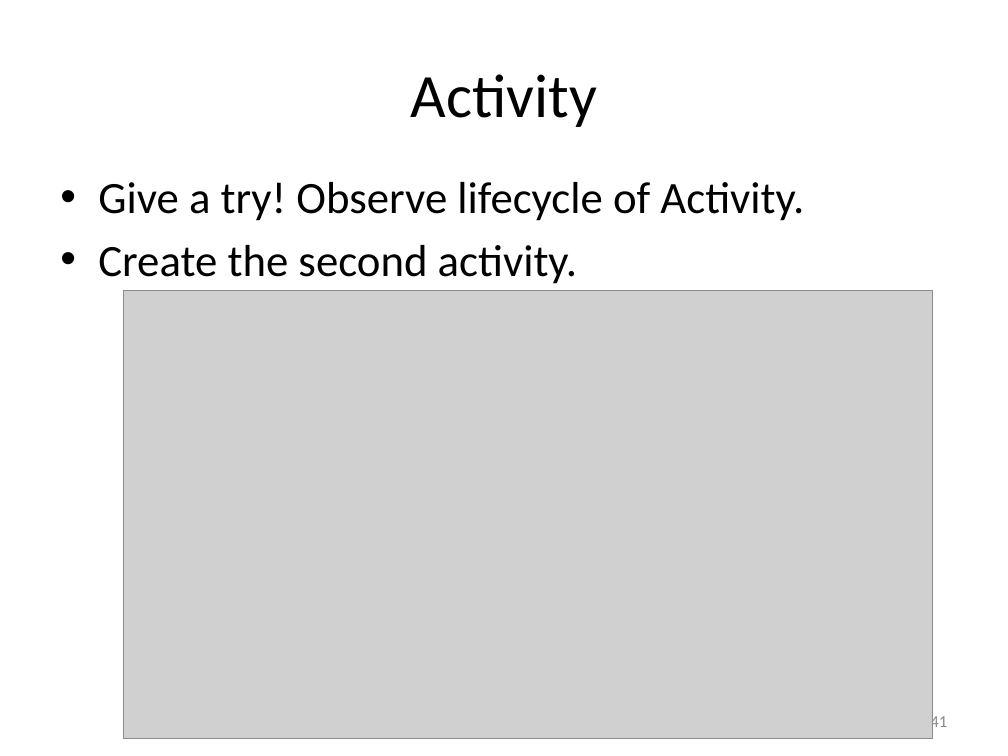
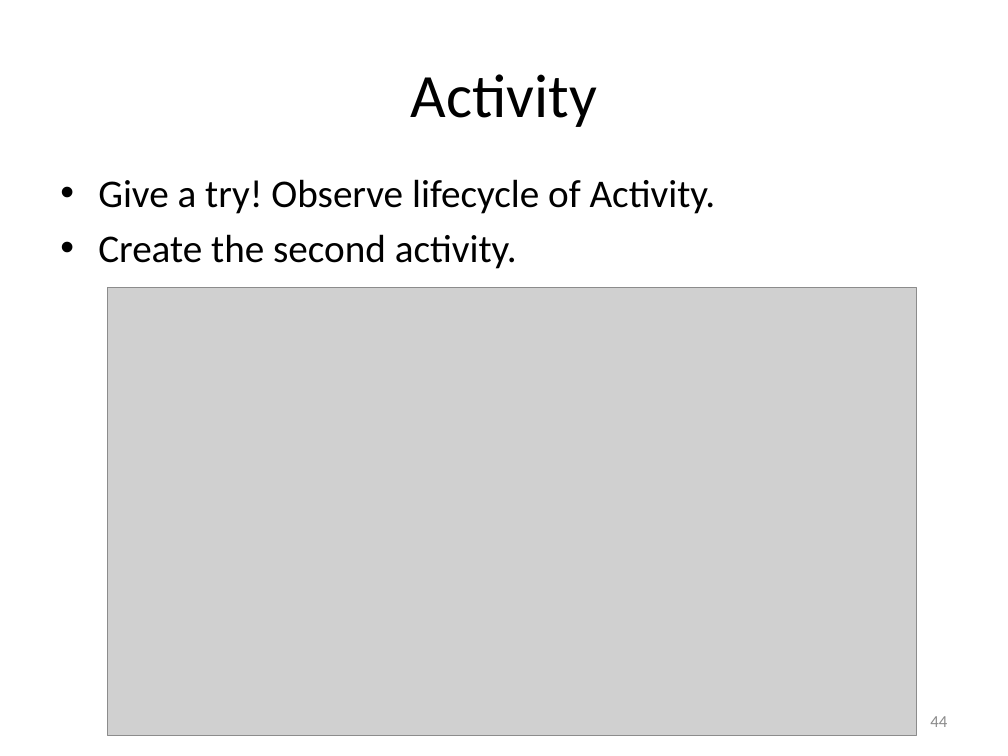
Before and after one commit to hs9021401/FIT_Android, a slide deck: slide 44 of The introduction of Android.pptx (slide 41 before the commit). Drawn at 1008x756 pixels with LibreOffice and Linux fonts; fonts in the diff are those of the drawing; grey boxes stand for pictures. Boxes give left, top, right and bottom in pixels: in the first picture for what was removed or moved away, otherwise in the second. Text is boxed around its words. In the diff, an @@ line names an element or a change of style, - is before the commit and + after.

```diff
--- a/The introduction of Android.pptx
+++ b/The introduction of Android.pptx
@@ text "Give a try! Observe lifecycle ..." at <box>98,179,716,269</box>: size 32 to 28 pt @@
@@ picture: place and size @@
-picture at <box>124,290,933,738</box>
+picture at <box>108,287,917,735</box>
@@ page number at <box>930,716,947,727</box>: text changed @@
-41
+44
```
Also in this commit, not shown: 16 other slides changed, 5 slides added.
